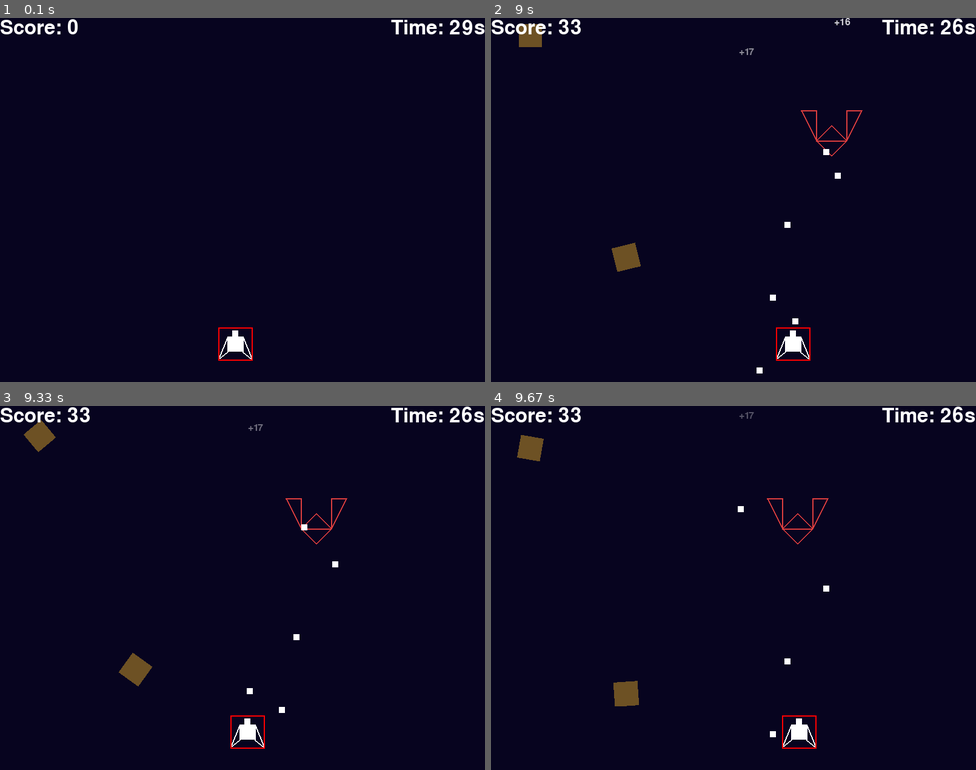
Above: before the commit, frames 1-4 (two rows, left to right).
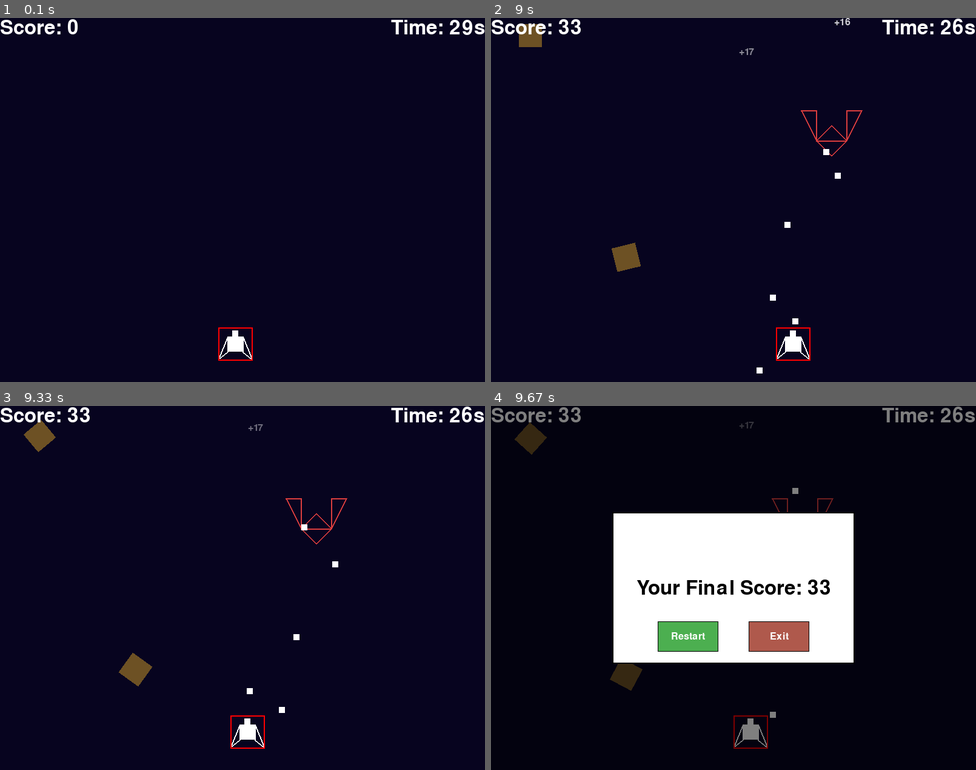
Above: after the commit, the same moments.

Repository: gnikkoch96/pygame-projects
Game: pygame game, started from test_game/shootemup_game/main.py
The game is run twice, just before and just after one commit, with the same random seed, the same clock (stepped at 60 frames per second) and the same inputs.
Inputs (mouse positions are in pixels of both pictures, inside the frame that each line leads up to):
- Up to frame 1 (0.1 s): no input
- Up to frame 2 (9 s): tap Space at 0.33, 0.73, 1.03, 1.23, 1.53, 1.73, 2.03, 2.3, 2.6, 2.73, 3.03, 3.4, 3.7, 4.4, 4.7, 4.9, 5.2, 5.47, 5.77, 6.23, 6.53, 6.9, 7.2, 7.4, 7.7, 7.9, 8.2, 8.4, 8.7, 8.97 s; hold Right 0.67-1.13 s; hold Right 1.17-1.63 s; hold Left 1.67-2.2 s; hold Left 2.23-2.63 s; hold Right 2.67-3.3 s; hold Left 3.33-3.8 s; hold Right 4.33-4.8 s; hold Left 4.83-5.37 s; hold Left 5.4-5.8 s; click (689, 247) at 5.88 s; hold Right 6.17-6.8 s; move the mouse to (743, 76) at 6.2 s; hold Left 6.83-7.3 s; hold Right 7.33-7.8 s; hold Right 7.83-8.3 s; hold Left 8.33-8.87 s; hold Left from 8.9 s (still down)
- Up to frame 3 (9.33 s): tap Space at 9.27 s; release Left at 9.3 s
- Up to frame 4 (9.67 s): hold Right from 9.33 s (still down); tap Space at 9.4 s

Frames 1-3 are identical in both runs. In frame 4, 23% of the frame differs, in the area x 0-100%, y 0-95%.

Commit message:
feat: add enemy bullet and player collision logic

Diff:
--- a/test_game/shootemup_game/main.py
+++ b/test_game/shootemup_game/main.py
@@ -71,8 +71,10 @@
             meteor.is_alive = False
             show_game_over_dialog()
 
-    # bullet/meteor collision
+    # check for bullet collisions
     for bullet in bullet_pool.active_bullets[:]:
+
+        # bullet/meteor collision
         for meteor in meteor_pool.active_meteors[:]:
             # only collide when bullet comes from owner
             if bullet.rect.colliderect(meteor.rect) and bullet.owner == BulletOwner.PLAYER:
@@ -93,6 +95,13 @@
                 })
 
                 score += score_earned
+
+        # bullet -> player collision
+        if bullet.owner == BulletOwner.ENEMY and bullet.rect.colliderect(player.hitbox):
+            bullet.is_alive = False
+            show_game_over_dialog()
+
+
 
 
 def show_game_over_dialog():
